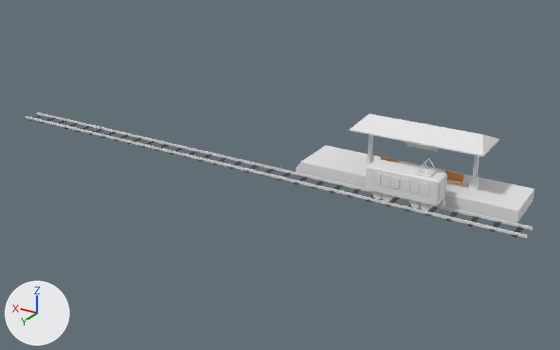
What one commit did to the Blender file Blender/train_station.blend.
Rendered twice from a 50 mm lens placed at (-50.0, 254.0, 127.0), pointed at (109.0, -11.0, -5.0). Lighting does not change. The marker at lower left points along +X, +Y and +Z.

The older version as bpy lines, for what is in view:
```python
me_cube_001 = bpy.data.meshes.new('Cube.001')
me_cube_001.from_pydata(...)  # 178 vertices, 114 faces; spans x 0.0..2.0, y -18.3..18.3, z 0.0..1.2
me_cube_014 = bpy.data.meshes.new('Cube.014')
me_cube_014.from_pydata(...)  # 22 vertices, 14 faces; spans x -25.0..67.3, y -21.5..1.0, z 0.0..5.1
me_cube_015 = bpy.data.meshes.new('Cube.015')
me_cube_015.from_pydata(...)  # 3302 vertices, 2740 faces; spans x -1.08..1.04, y -3.89..2.83, z -0.9..2.97
me_cube_015.materials.append(mat_material_002)  # white #e7e7e7
me_plane = bpy.data.meshes.new('Plane')
me_plane.from_pydata(...)  # 24 vertices, 21 faces; spans x -23.4..-20.2, y -5.8..5.8, z 0.0..17.4
me_plane_001 = bpy.data.meshes.new('Plane.001')
me_plane_001.from_pydata(...)  # 10 vertices, 9 faces; spans x -26.9..0.0, y -9.9..9.9, z 0.0..4.8
ob_cube = bpy.data.objects.new('Cube', me_cube_014)
ob_cube.location = (31.1, -7.0, 0.0)
ob_cube_001 = bpy.data.objects.new('Cube.001', me_cube_001)
ob_cube_001.location = (0.0, 0.0, 0.0)
ob_cube_001.scale = (4.0, 0.273, 1.0)
_m = ob_cube_001.modifiers.new('Mirror', 'MIRROR')
_m.use_axis = (False, True, False)
_m = ob_cube_001.modifiers.new('Array', 'ARRAY')
_m.count = 31
ob_plane = bpy.data.objects.new('Plane', me_plane)
ob_plane.location = (48.2, -17.3, 5.1)
_m = ob_plane.modifiers.new('Mirror', 'MIRROR')
ob_plane_001 = bpy.data.objects.new('Plane.001', me_plane_001)
ob_plane_001.location = (48.2, -17.3, 22.4)
_m = ob_plane_001.modifiers.new('Mirror', 'MIRROR')
ob_side_window_2 = bpy.data.objects.new('Side Window 2', me_cube_015)
ob_side_window_2.location = (44.8, 0.1, 5.5)
ob_side_window_2.rotation_euler = (0.0, 0.0, 1.571)  # degrees (0, 0, 90)
ob_side_window_2.scale = (4.82, 4.82, 4.82)
```
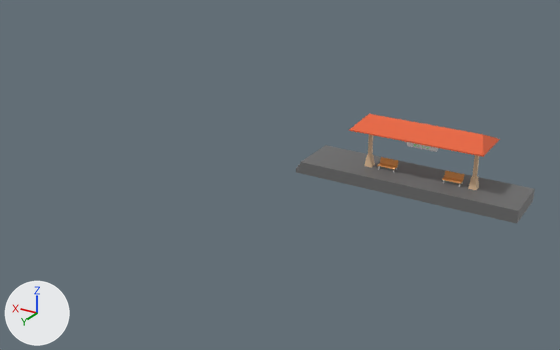
Location of each change, (x1, y1, x2, y2) in pixels of the pictures (560 x 350 px):
'Cube', recoloured (white to grey): (296, 145, 535, 223) in both
'Cube.001', deleted: before (26, 112, 533, 238)
'Side Window 2', deleted: before (365, 158, 447, 211)
'Plane.001', recoloured (white to orange): (349, 114, 499, 157) in both

Patch to the scene script:
```diff
--- a/Blender/train_station.blend.py
+++ b/Blender/train_station.blend.py
@@ mat_platform @@
+mat_platform = principled_material('Platform')
+mat_platform.base_color = (0.15, 0.15, 0.15)  # dark grey #6c6c6c
@@ mat_roof @@
+mat_roof = principled_material('Roof')
+mat_roof.base_color = (0.801, 0.123, 0.0394)  # orange #e76238
@@ me_cube_014 @@
 me_cube_014.from_pydata(...)  # 22 vertices, 14 faces; spans x -25.0..67.3, y -21.5..1.0, z 0.0..5.1
+me_cube_014.materials.append(mat_platform)  # dark grey #6c6c6c
@@ me_plane_001 @@
 me_plane_001.from_pydata(...)  # 10 vertices, 9 faces; spans x -26.9..0.0, y -9.9..9.9, z 0.0..4.8
+me_plane_001.materials.append(mat_roof)  # orange #e76238
@@ ob_side_window_2 @@
-ob_side_window_2 = bpy.data.objects.new('Side Window 2', me_cube_015)
-ob_side_window_2.location = (44.8, 0.1, 5.5)
-ob_side_window_2.rotation_euler = (0.0, 0.0, 1.571)  # degrees (0, 0, 90)
-ob_side_window_2.scale = (4.82, 4.82, 4.82)
@@ ob_cube_001 @@
-ob_cube_001 = bpy.data.objects.new('Cube.001', me_cube_001)
-ob_cube_001.location = (0.0, 0.0, 0.0)
-ob_cube_001.scale = (4.0, 0.273, 1.0)
-_m = ob_cube_001.modifiers.new('Mirror', 'MIRROR')
-_m.use_axis = (False, True, False)
-_m = ob_cube_001.modifiers.new('Array', 'ARRAY')
-_m.count = 31
```
